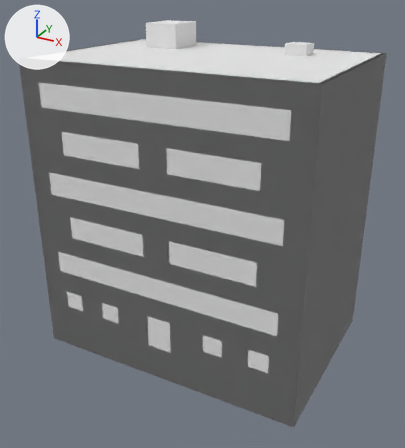
One commit to the glTF model assets/models/buildings/res_mid/bld_res_mid_d.glb: the scene before it, then after it.
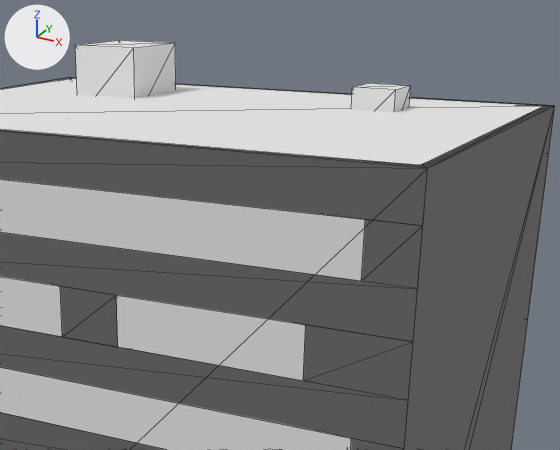
There are two pictures of each version: one whole from a 50 mm lens placed at (18.2, -33.9, 23.6), pointed at (0.1, -0.9, 7.1), one close up on the part from 27% to 96% of the width and 0% to 50% of the height. Lighting does not change. The marker at upper left points along +X, +Y and +Z. The last two pictures show the newer version. The close-ups show mesh edges as thin lines. Objects named as collision shapes, trigger or cutter boxes, shadow casters or lower levels of detail are left out. Vertices at exactly the same position are counted once.

In view in the first close-up: 'bld_res_mid_d_LOD0', 'bld_res_mid_d_PROXY'.
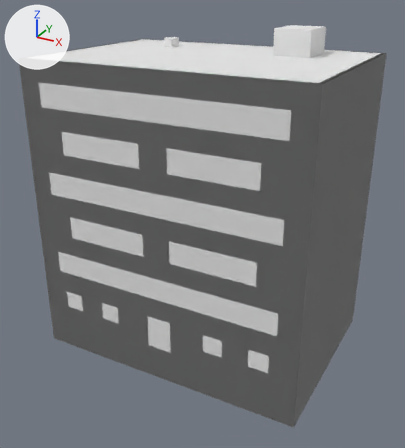
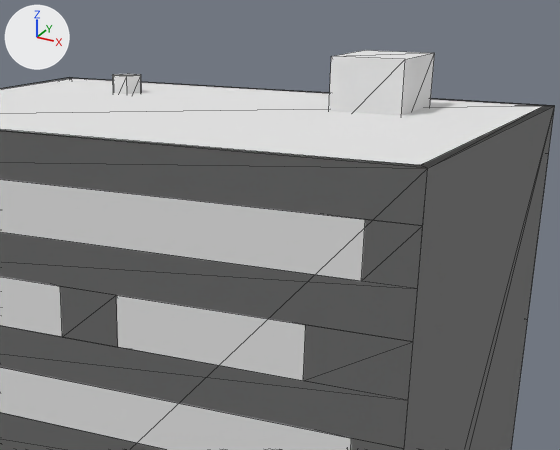
Patch to the scene script:
```diff
--- a/assets/models/buildings/res_mid/bld_res_mid_d.glb.py
+++ b/assets/models/buildings/res_mid/bld_res_mid_d.glb.py
@@ me_bld_res_mid_d_lod0 @@
 # used by ob_bld_res_mid_d_lod0; location = (0.0, 0.0, 0.0)
-me_bld_res_mid_d_lod0.from_pydata(...)  # 262 vertices, 338 faces; spans x -10.0..10.0, y -7.0..7.0, z -2.5..20.6
+me_bld_res_mid_d_lod0.from_pydata(...)  # 290 vertices, 368 faces; spans x -10.0..10.0, y -7.0..7.0, z -2.5..20.6
+# me_bld_res_mid_d_lod0 part 1: the loose piece of 8 vertices spanning x -6.2..-3.8, y 2.0..5.0, z 18.0..20.6 is moved by (10.0, 0.0, 0.0)
+# me_bld_res_mid_d_lod0 part 2: the loose piece of 8 vertices spanning x 4.2..5.8, y 2.8..4.2, z 18.0..19.6 is deleted
+# me_bld_res_mid_d_lod0 part 3
+# 27 vertices are added at x -5.6..5.6, y -1.0..4.0, z 18.0..19.5
+# 9 new vertices lie (0.0, 1.0, 0.0) away from vertices in x -5.4..5.6, y -1.0..3.0, z 18.0..19.5
+# 40 new faces join them
 me_bld_res_mid_d_lod0.materials.append(mat_mat_kit)
```

What differs and where, as boxes (x1, y1, x2, y2) in the close-ups (560 x 450 px; the box of a moved part takes in the faces that stretch with it):
'bld_res_mid_d_LOD0', reshaped: before (0, 41, 555, 450); after (0, 50, 555, 450)
part 1 of me_bld_res_mid_d_lod0, moved or reshaped: before (75, 41, 176, 98); after (329, 50, 435, 115)
part 2 of me_bld_res_mid_d_lod0, deleted: before (351, 83, 411, 112)
part 3 of me_bld_res_mid_d_lod0, added: after (112, 74, 141, 94)
